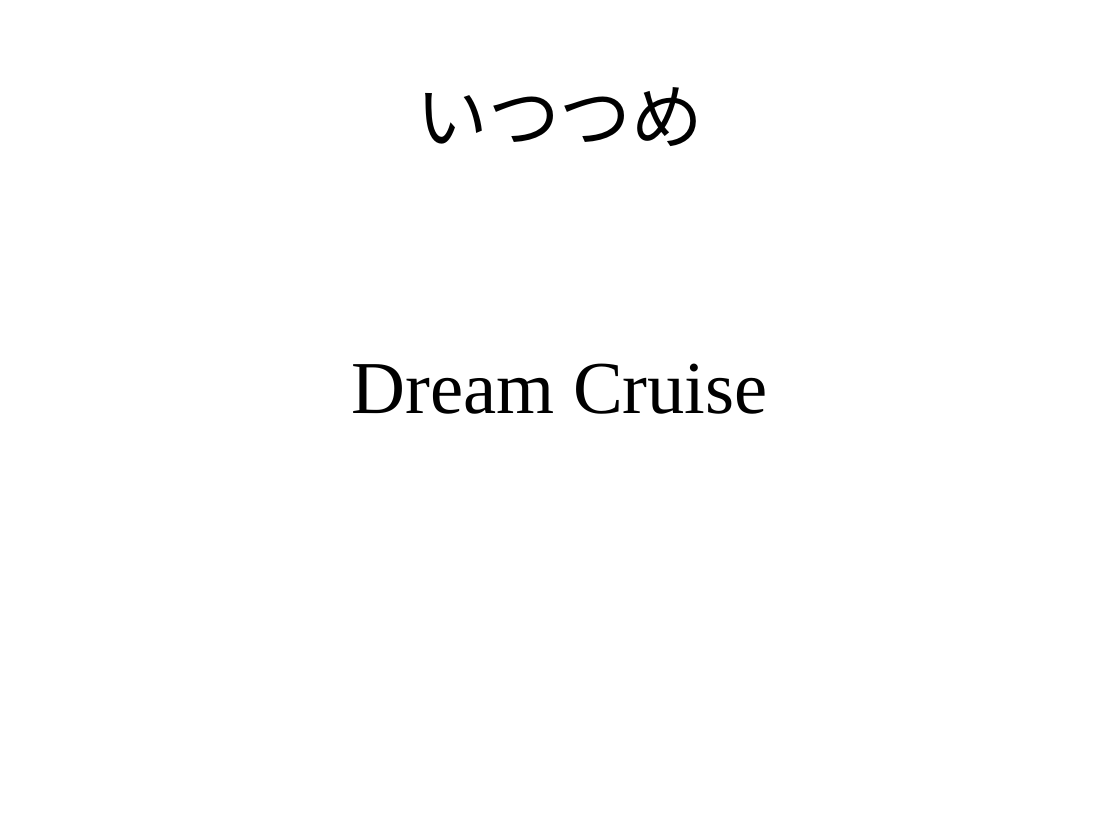
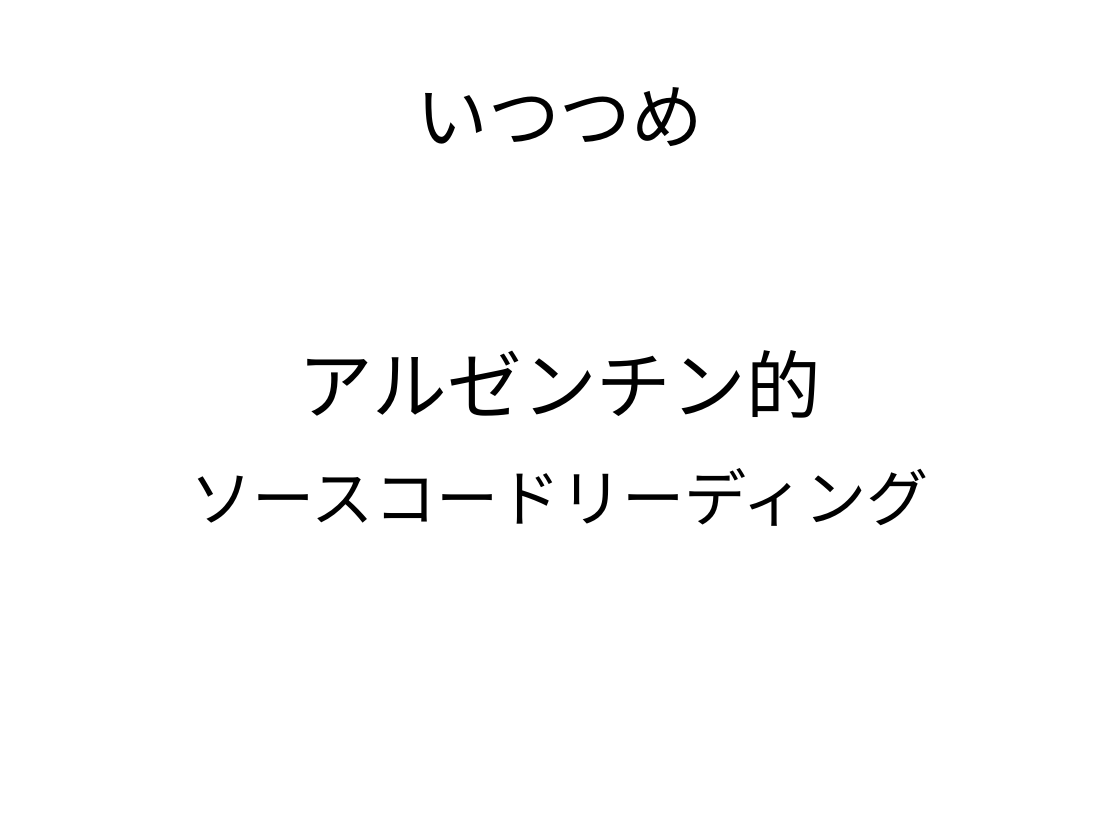
Before and after one commit to seasarorg/dbflute-office, a slide deck: slide 22 of dbflute-backstage/misc/session/dbfluteshow/dbfluteshow-fes2014-lonely-lt-jflute.pptx. Drawn at 1120x840 pixels with LibreOffice and Linux fonts; fonts in the diff are those of the drawing; background and template pictures are left out. Boxes give left, top, right and bottom in pixels: in the first picture for what was removed or moved away, otherwise in the second. Text is boxed around its words. In the diff, an @@ line names an element or a change of style, - is before the commit and + after.

Commit message:
adjust

```diff
--- a/dbflute-backstage/misc/session/dbfluteshow/dbfluteshow-fes2014-lonely-lt-jflute.pptx
+++ b/dbflute-backstage/misc/session/dbfluteshow/dbfluteshow-fes2014-lonely-lt-jflute.pptx
@@ text at [191,350,929,526]: text changed; size 48 to 40 pt @@
-Dream Cruise
+アルゼンチン的
+ソースコードリーディング
```
